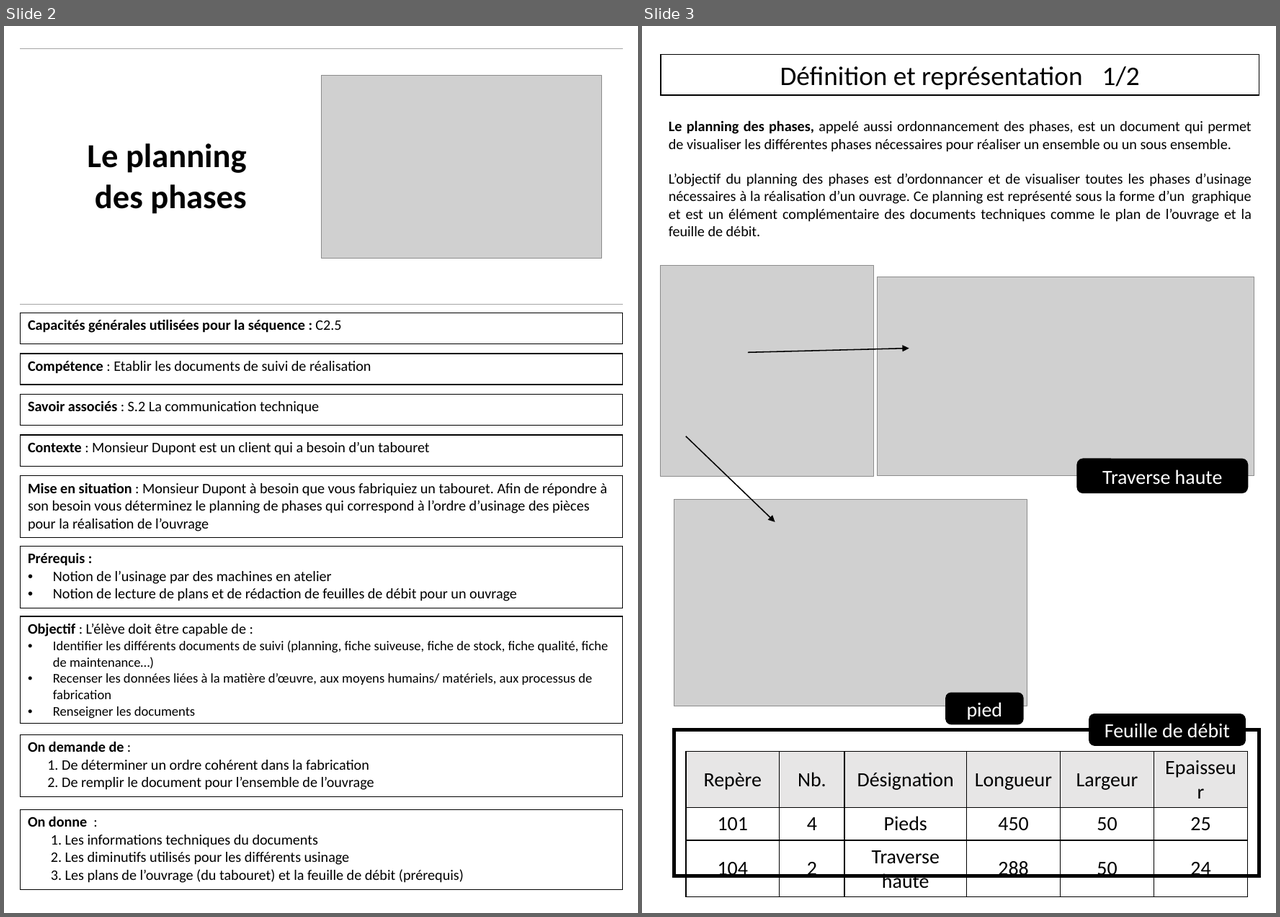
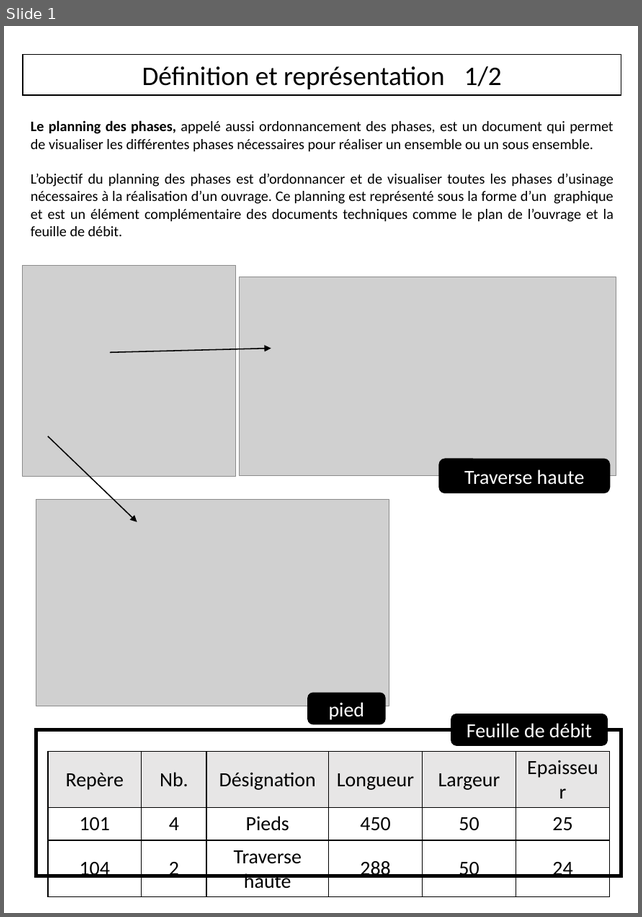
Before and after one commit to kduchevreuil/Cours-Menuiserie, a slide deck: Le planning de phase.pptx. Shown side by side, each under a label of ours: slides 2 and 3 before the commit, slide 1 after it. The pictures are 1280x917 and 642x917 pixels, drawn with LibreOffice and Linux fonts; fonts in the diff are those of the drawing; grey boxes stand for pictures. Boxes give left, top, right and bottom in pixels: in the first picture for what was removed or moved away, otherwise in the second. Text is boxed around its words. In the diff, an @@ line names an element or a change of style, - is before the commit and + after.

```diff
--- a/Le planning de phase.pptx
+++ b/Le planning de phase.pptx
@@ slide 2 removed at <box>4,26,638,913</box>, background #FFFFFF @@
@@ table removed at <box>20,48,622,300</box>, 1 rows, 2 columns @@
-Le planning / des phases | 
@@ picture removed at <box>322,75,602,258</box> @@
@@ table removed at <box>20,313,622,344</box>, 1 rows, 1 columns @@
-Capacités générales utilisées pour la séquence : C2.5
@@ table removed at <box>20,354,622,385</box>, 1 rows, 1 columns @@
-Compétence : Etablir les documents de suivi de réalisation
@@ table removed at <box>20,395,622,426</box>, 1 rows, 1 columns @@
-Savoir associés : S.2 La communication technique
@@ table removed at <box>20,435,622,467</box>, 1 rows, 1 columns @@
-Contexte : Monsieur Dupont est un client qui a besoin d’un tabouret
@@ table removed at <box>20,476,622,538</box>, 1 rows, 1 columns @@
-Mise en situation : Monsieur Dupont à besoin que vous fabriquiez un tabouret. Afin de répondre à son besoin vous déterminez le planning de phases qui correspond à l’ordre d’usinage des pièces pour la réalisation de l’ouvrage
@@ table removed at <box>20,546,622,608</box>, 1 rows, 1 columns @@
-Prérequis : / Notion de l’usinage par des machines en atelier / Notion de lecture de plans et de rédaction de feuilles de débit pour un ouvrage
@@ table removed at <box>20,617,622,722</box>, 1 rows, 1 columns @@
-Objectif : L’élève doit être capable de : / Identifier les différents documents de suivi (planning, fiche suiveuse, fiche de stock, fiche qualité, fiche de maintenance…) / Recenser les données liées à la matière d’œuvre, aux moyens humains/ matériels, aux processus de fabrication / Renseigner les documents
@@ table removed at <box>20,735,622,797</box>, 1 rows, 1 columns @@
-On demande de : / 1. De déterminer un ordre cohérent dans la fabrication / 2. De remplir le document pour l’ensemble de l’ouvrage
@@ table removed at <box>20,810,622,890</box>, 1 rows, 1 columns @@
-On donne : / 1. Les informations techniques du documents / 2. Les diminutifs utilisés pour les différents usinage / 3. Les plans de l’ouvrage (du tabouret) et la feuille de débit (prérequis)
@@ what was slide 3 is now slide 1 @@
```
Also in this commit, not shown: 1 slide added, 1 other slide removed, 5 other files.
